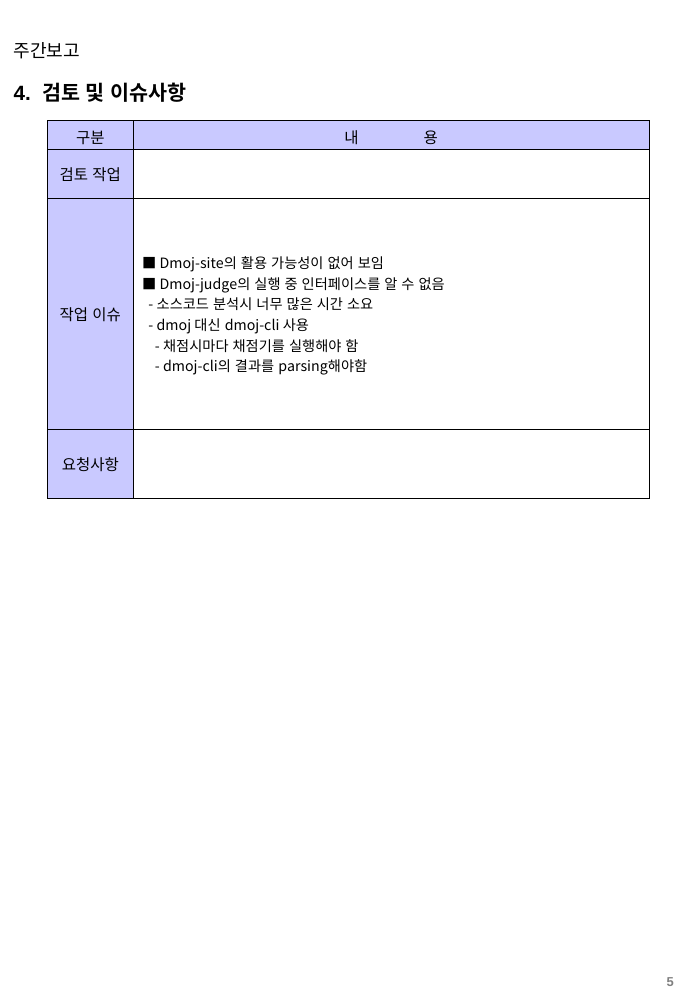
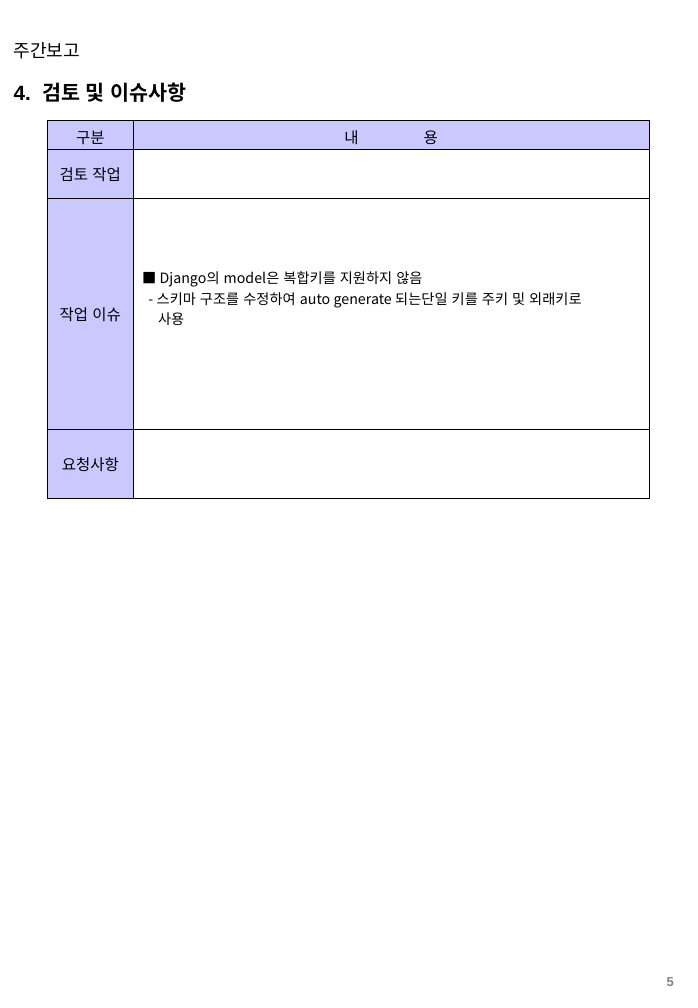
Before and after one commit to ByoungJoonIm/Capstone_Design, a slide deck: slide 5 of docs/capstone_docs/weekly/10주차_주간보고서(0227).ppt. Drawn at 698x1008 pixels with LibreOffice and Linux fonts; fonts in the diff are those of the drawing; background and template pictures are left out. Boxes give left, top, right and bottom in pixels: in the first picture for what was removed or moved away, otherwise in the second. Text is boxed around its words. In the diff, an @@ line names an element or a change of style, - is before the commit and + after.

```diff
--- a/docs/capstone_docs/weekly/10주차_주간보고서(0227).ppt
+++ b/docs/capstone_docs/weekly/10주차_주간보고서(0227).ppt
@@ table at (47,121,650,499) @@
-row 3, column 2: ■ Dmoj-site의 활용 가능성이 없어 보임 / ■ Dmoj-judge의 실행 중 인터페이스를 알 수 없음 / - 소스코드 분석시 너무 많은 시간 소요 / - dmoj 대신 dmoj-cli 사용 / - 채점시마다 채점기를 실행해야 함 / - dmoj-cli의 결과를 parsing해야함
+row 3, column 2: ■ Django의 model은 복합키를 지원하지 않음 / - 스키마 구조를 수정하여 auto generate 되는단일 키를 주키 및 외래키로 / 사용
```
Also in this commit, not shown: 4 other slides changed, 1 other file.
